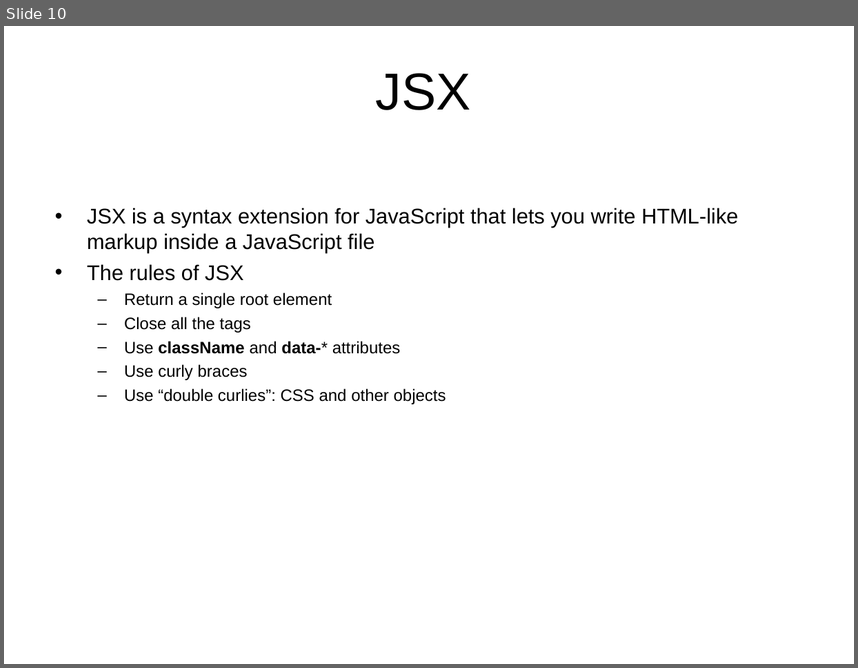
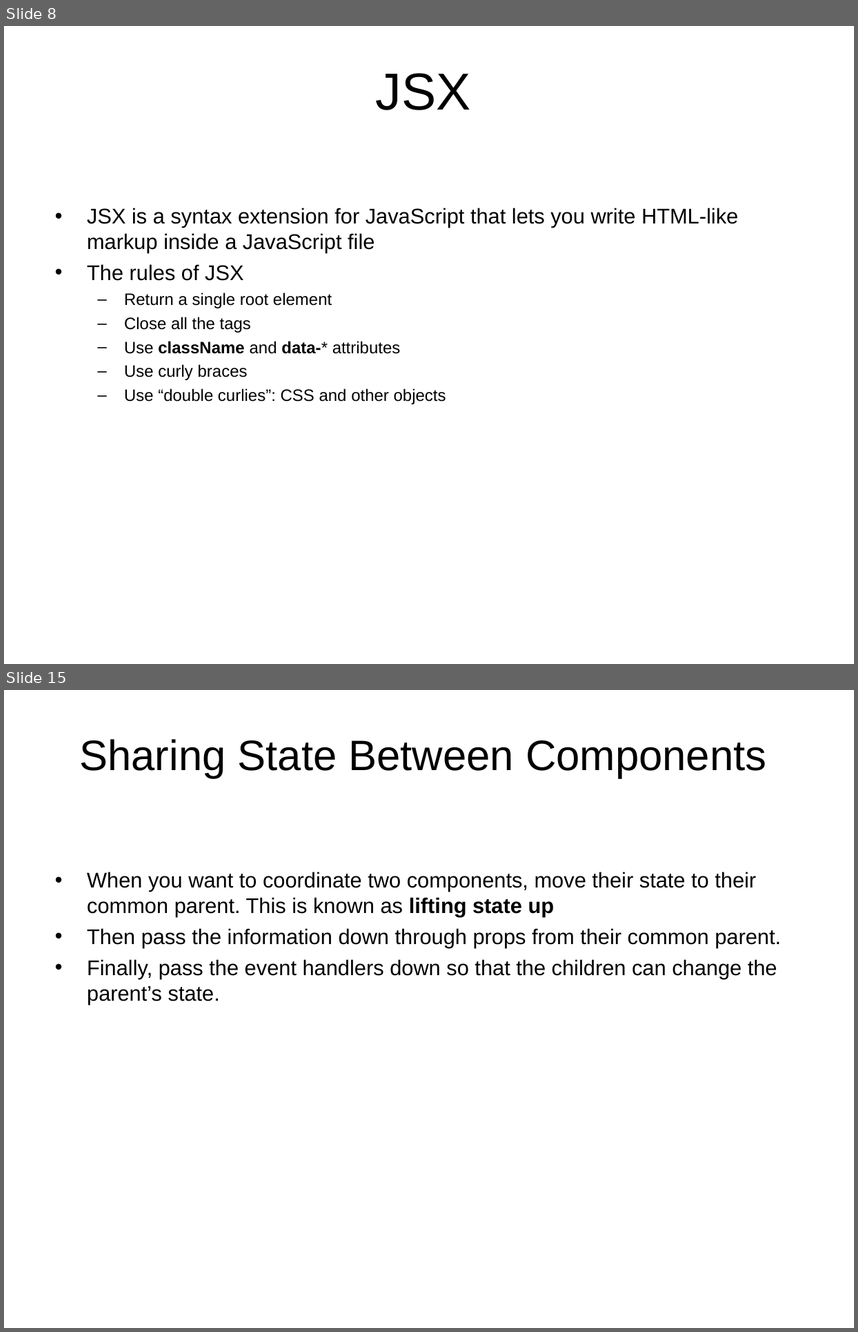
Before and after one commit to thongleclv/reactjs, a slide deck: React Overview.ppt. Shown one above the other, each under a label of ours: slide 10 before the commit, slides 8 and 15 after it; the slides between them are not shown. The pictures are 858x668 and 858x1332 pixels, drawn with LibreOffice and Linux fonts; fonts in the diff are those of the drawing; background and template pictures are left out. Boxes give left, top, right and bottom in pixels: in the first picture for what was removed or moved away, otherwise in the second. Text is boxed around its words. In the diff, an @@ line names an element or a change of style, - is before the commit and + after.

```diff
--- a/React Overview.ppt
+++ b/React Overview.ppt
@@ slide 15 added at [4, 690, 854, 1328], background picture (left out) @@
@@ title added at [79, 739, 766, 778], 36 pt, text #000000 @@
+Sharing State Between Components
@@ text added at [87, 871, 781, 1004], 18 pt, text #000000 @@
+• When you want to coordinate two components, move their state to their common parent. This is known as lifting state up
+• Then pass the information down through props from their common parent.
+• Finally, pass the event handlers down so that the children can change the parent’s state.
@@ what was slide 10 is now slide 8 @@
```
Also in this commit, not shown: 8 slides changed, 7 other slides added, 5 slides removed, 1 other file.
